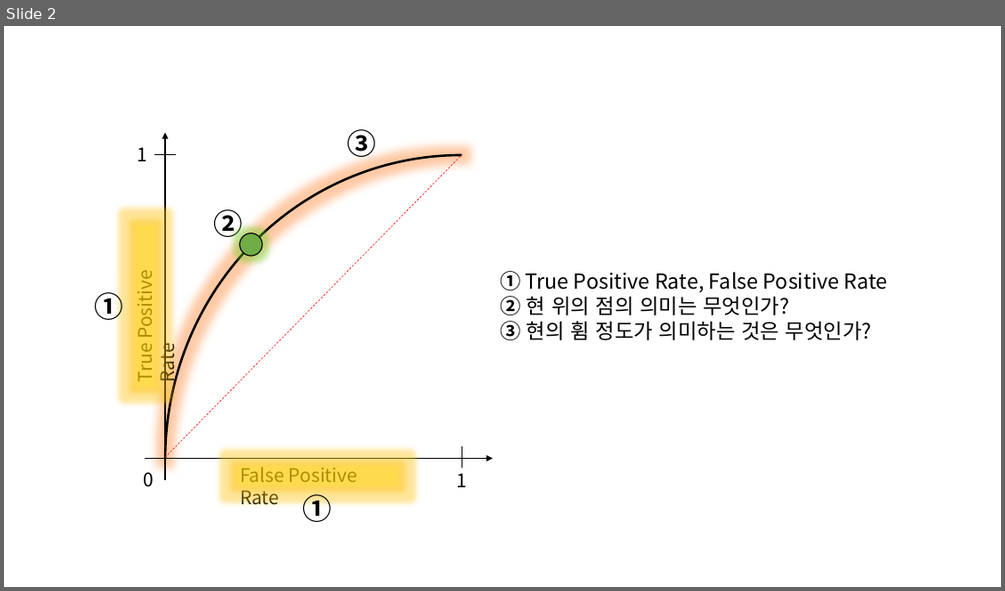
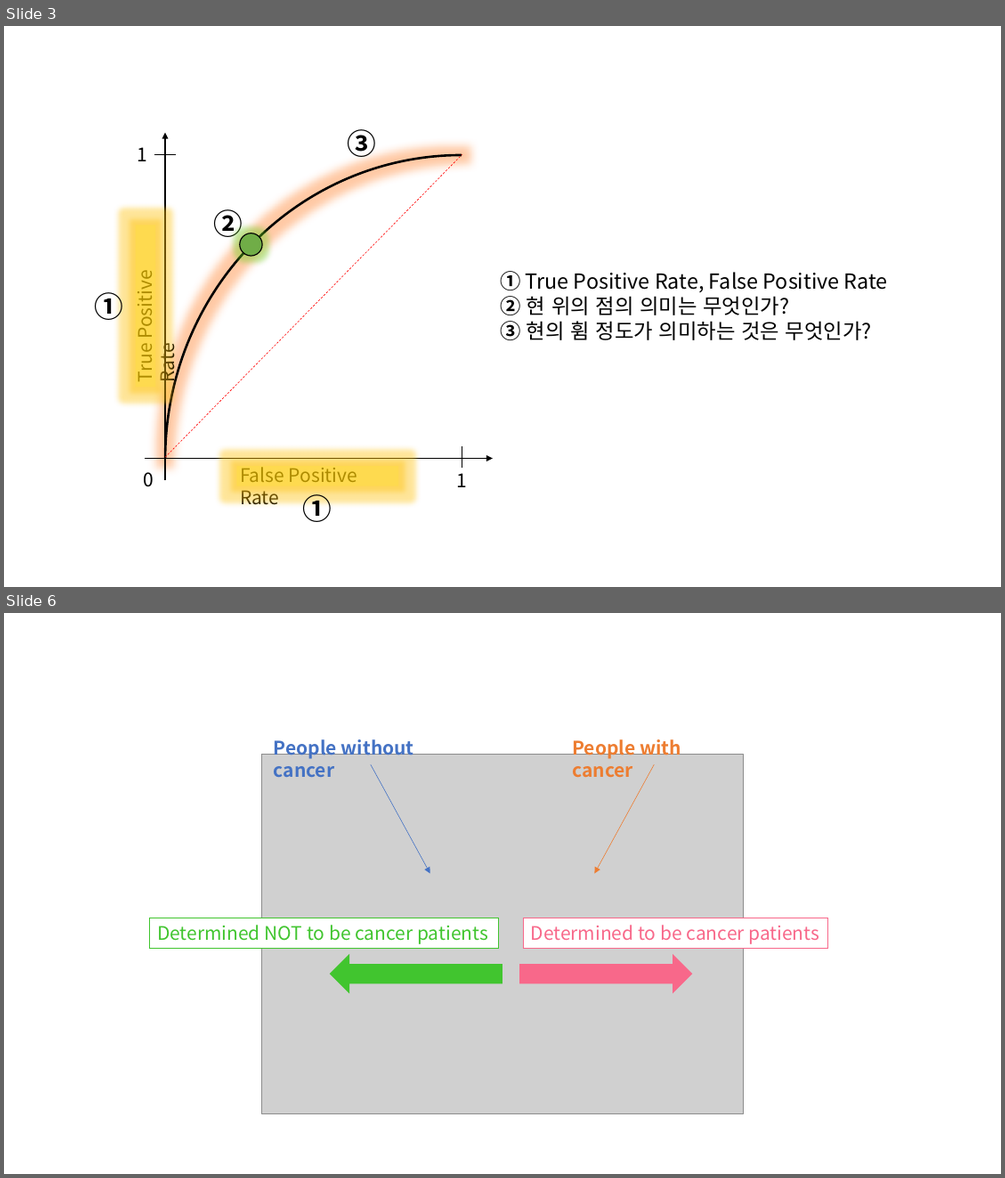
Before and after one commit to answeredbyablemind/answeredbyablemind.github.io, a slide deck: pics/2020-08-05-ROC/pics.pptx. Shown one above the other, each under a label of ours: slide 2 before the commit, slides 3 and 6 after it; the slides between them are not shown. The pictures are 1005x591 and 1005x1178 pixels, drawn with LibreOffice and Linux fonts; fonts in the diff are those of the drawing; grey boxes stand for pictures. Boxes give left, top, right and bottom in pixels: in the first picture for what was removed or moved away, otherwise in the second. Text is boxed around its words. In the diff, an @@ line names an element or a change of style, - is before the commit and + after.

```diff
--- a/pics/2020-08-05-ROC/pics.pptx
+++ b/pics/2020-08-05-ROC/pics.pptx
@@ slide 6 added at <box>4,613,1001,1174</box>, background #FFFFFF @@
@@ picture added at <box>262,755,743,1114</box> @@
@@ group added at <box>150,736,828,994</box>: 2 arrows, 2 texts, 2 right arrows, 2 rectangles @@
+People without cancer
+People with cancer
+Determined to be cancer patients
+Determined NOT to be cancer patients
@@ what was slide 2 is now slide 3 @@
```
Also in this commit, not shown: 3 other slides added, 9 other files.
